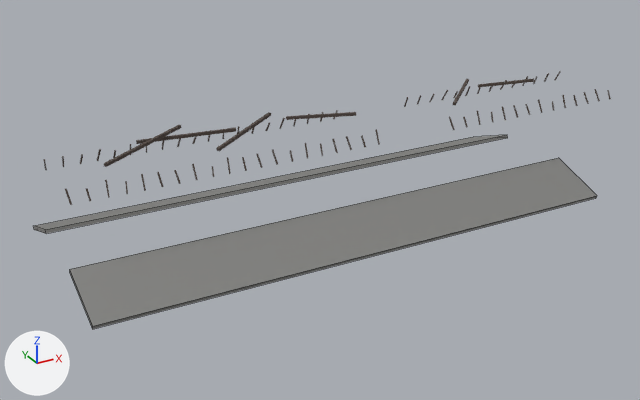
The Blender file assets/maps/notre_dame_fire/blender/06_roof_burnt.blend, before and after one commit.
One viewpoint serves both versions: a 50 mm lens placed at (-80.5, -138.9, 86.7), pointed at (-3.9, 0.3, 17.0). Every picture has the same lights, and +X, +Y and +Z are marked at lower left. The picture after the commit comes second. Mesh edges are drawn as thin lines on the coarser meshes.

The first picture shows 'roof_burnt_fcharred', 'roof_burnt_fcharred_nocol', 'roof_burnt_fspentlead'.
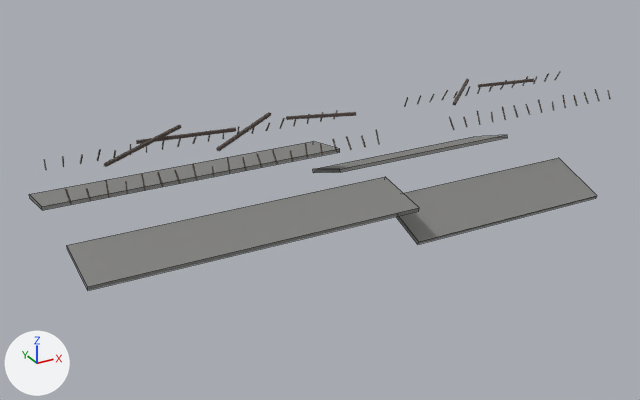
Location of each change, (x1, y1, x2, y2) in pixels of the pictures (640 x 400 px):
'roof_burnt_fspentlead', reshaped (20% shorter): before (33, 135, 597, 329); after (29, 135, 597, 290)

The edits, one by one:
me_roof_burnt_fspentlead_mesh is used by ob_roof_burnt_fspentlead; location (0.0, 0.0, 0.0).
me_roof_burnt_fspentlead_mesh had 16 vertices, 12 faces and spanned x -54.8..49.2, y -20.3..20.3, z 14.1..18.9.
me_roof_burnt_fspentlead_mesh now has 32 vertices, 24 faces and spans x -54.8..49.2, y -20.3..20.3, z 14.1..23.3.
Part 1, on me_roof_burnt_fspentlead_mesh:
8 vertices are removed from x -54.8, y -20.3..20.3, z 14.1..18.9.
10 faces are deleted.
8 vertices are added at x -54.8, y -20.0..20.0, z 20.7..23.3.
8 new vertices lie (-44.0, 0.0, 0.0) away from vertices in x 49.2, y -20.3..20.3, z 14.1..18.9.
8 new vertices lie (60.0, 0.0, 0.0) away from vertices in x -54.8, y -20.0..20.0, z 20.7..23.3.
22 new faces join them.
